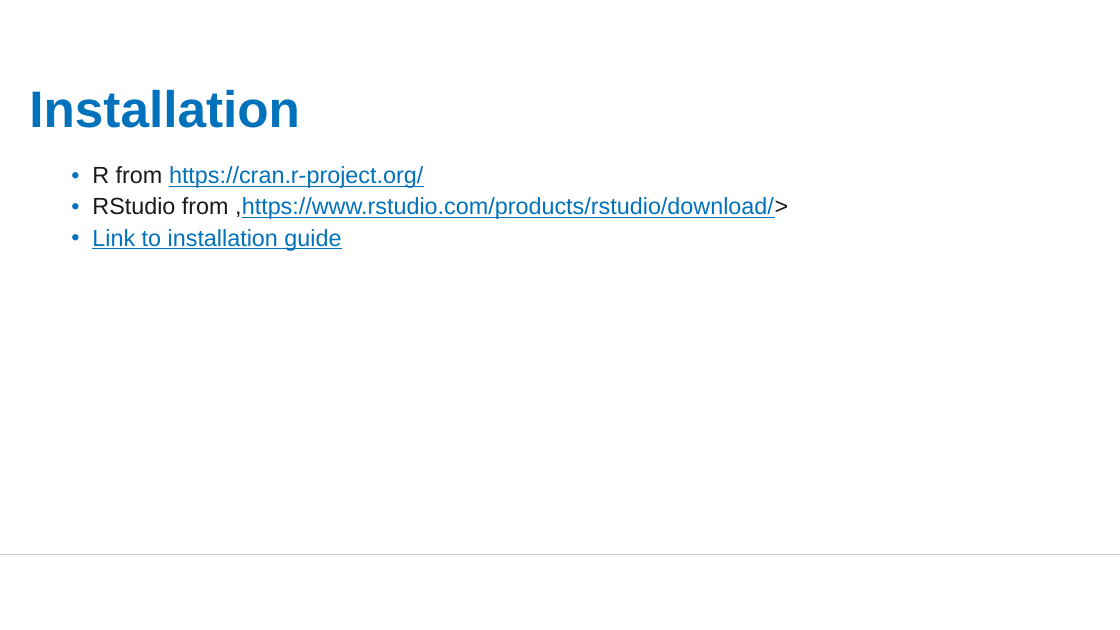
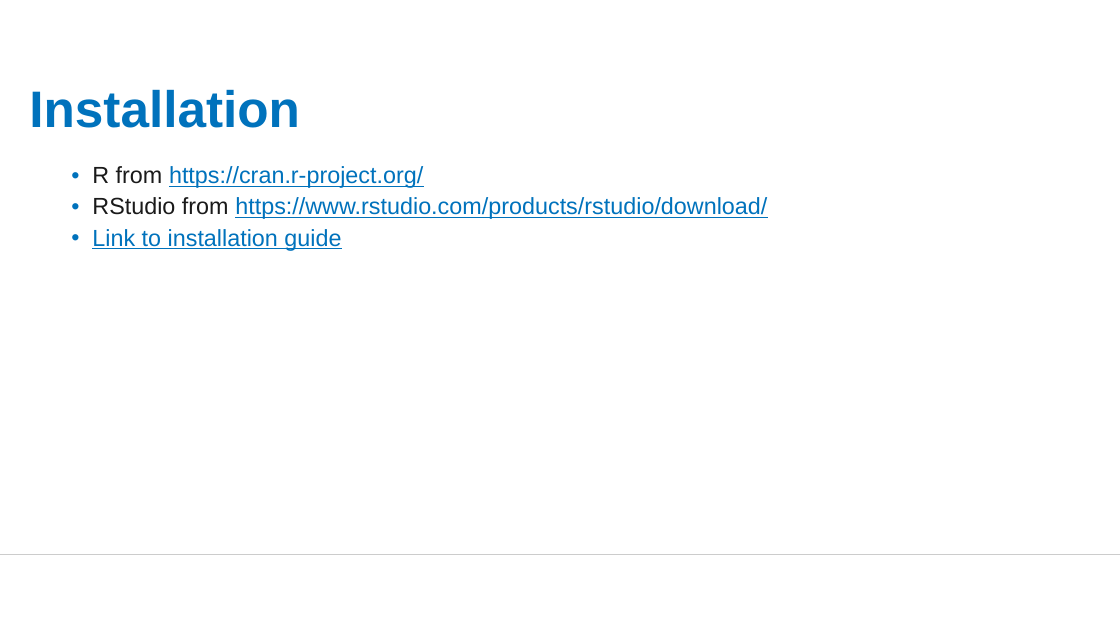
Before and after one commit to dickoa/panafrican-dima-r-training, a slide deck: slide 15 of intro/intro-presentation.pptx. Drawn at 1120x630 pixels with LibreOffice and Linux fonts; fonts in the diff are those of the drawing; background and template pictures are left out. Boxes give left, top, right and bottom in pixels: in the first picture for what was removed or moved away, otherwise in the second. Text is boxed around its words. In the diff, an @@ line names an element or a change of style, - is before the commit and + after.

Commit message:
Updated presentation

```diff
--- a/intro/intro-presentation.pptx
+++ b/intro/intro-presentation.pptx
@@ text at <box>92,197,767,219</box>: text changed @@
-  • RStudio from ,https://www.rstudio.com/products/rstudio/download/>
+  • RStudio from https://www.rstudio.com/products/rstudio/download/
```
Also in this commit, not shown: 7 other slides changed.
